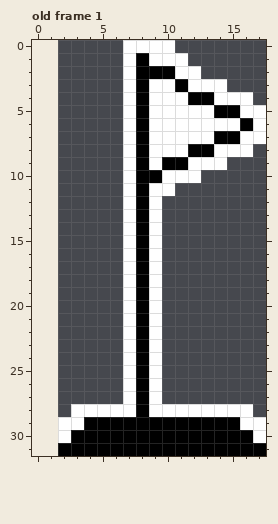
A pixel-art file gets an edit: Assets/Sprites/goal.aseprite. Above is the file before it was changed.
16x32 pixels, 1 frame. Shown: old frame 1. The old version is drawn lined up with the new one, on the new canvas. The commit also changed other frames, which this record leaves out.
The same view after the edit:
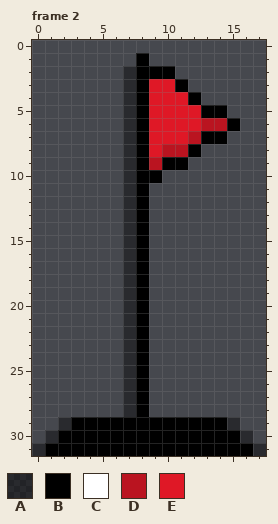
Palette (. is transparent): A #00000069  B #000000  C #ffffff  D #ba1420  E #df1826
A new or re-ordered frame is compared with the old frame closest to it.
The edit:
canvas 16x32 -> 18x32, the old top-left corner now at 2,0
frames 1 -> 4
Changed rows in their new state; - is an unchanged pixel.
Frame 2 is new; against old frame 1:
first column x 0:
 0 -------....-------
 1 -------.-...------
 2 -------A---..-----
 3 -------A-EE-...---
 4 -------A-EEE-....-
 5 -------A-EEEEB-...
 6 -------A-EEEEDDB..
 7 -------A-EEEDB-...
 8 -------A-EDD-....-
 9 -------A-D--...---
10 -------A--...-----
11 -------A-..-------
12 -------A-.--------
13 -------A-.--------
14 -------A-.--------
15 -------A-.--------
16 -------A-.--------
17 -------A-.--------
18 -------A-.--------
19 -------A-.--------
20 -------A-.--------
21 -------A-.--------
22 -------A-.--------
23 -------A-.--------
24 -------A-.--------
25 -------A-.--------
26 -------A-.--------
27 -------A-.--------
28 ---....A-........-
29 --AB-----------A..
30 -AB-------------A.
31 AB---------------A
